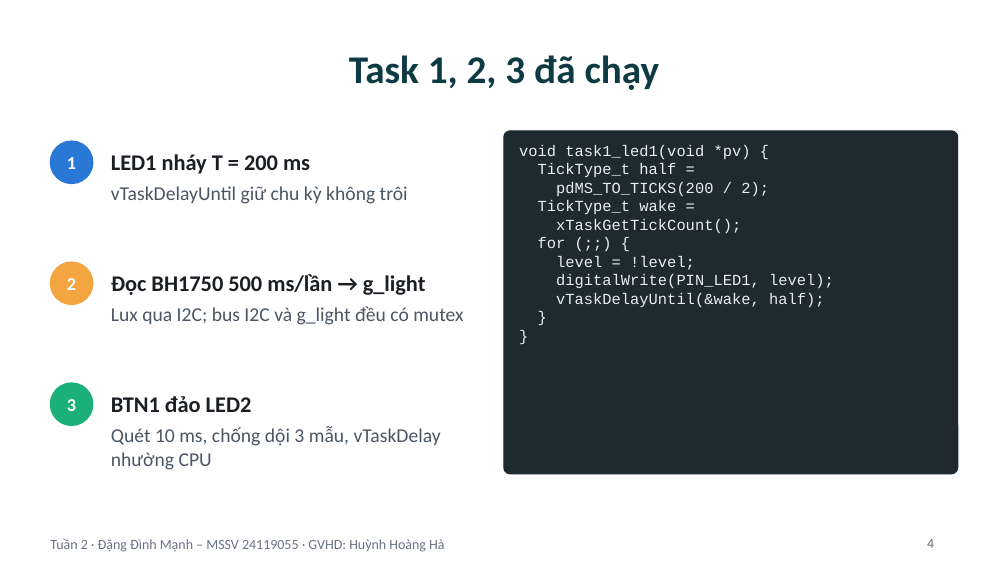
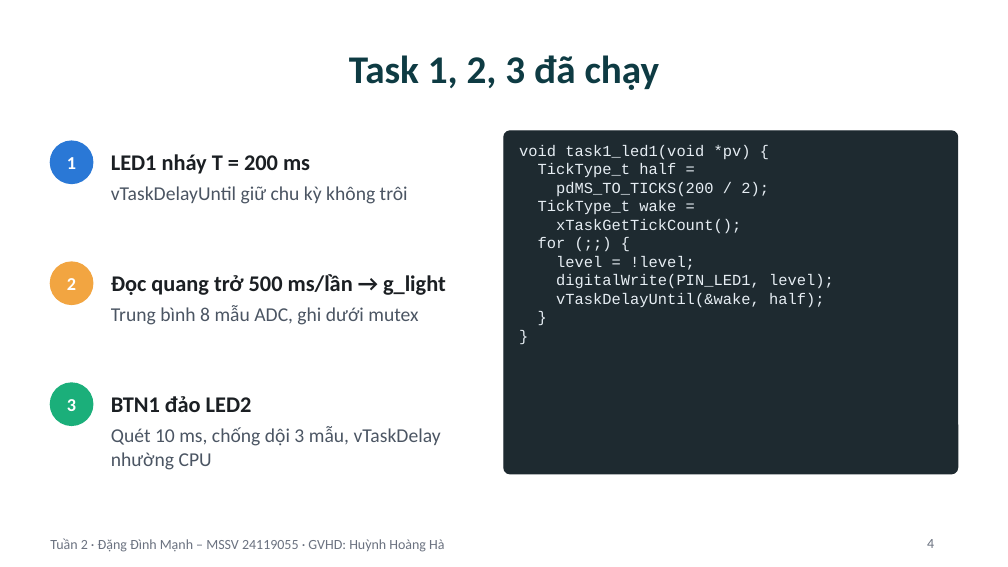
Before and after one commit to Astronaut216/rtos-freertos-esp32s3, a slide deck: slide 4 of 03_Reports/Slide_Tuan2_ProjectCaNhan.pptx. Drawn at 1008x567 pixels with LibreOffice and Linux fonts; fonts in the diff are those of the drawing. Boxes give left, top, right and bottom in pixels: in the first picture for what was removed or moved away, otherwise in the second. Text is boxed around its words. In the diff, an @@ line names an element or a change of style, - is before the commit and + after.

Commit message:
Revert "Doi cam bien sang BH1750 (I2C) + mutex bus I2C"
This reverts commit e22f2b33b9112ceadaf8986c0654046e0b3d7f98.

```diff
--- a/03_Reports/Slide_Tuan2_ProjectCaNhan.pptx
+++ b/03_Reports/Slide_Tuan2_ProjectCaNhan.pptx
@@ text at (x1=111, y1=274, x2=446, y2=295): text changed @@
-Đọc BH1750 500 ms/lần → g_light
+Đọc quang trở 500 ms/lần → g_light
@@ text at (x1=111, y1=305, x2=418, y2=325): text changed @@
-Lux qua I2C; bus I2C và g_light đều có mutex
+Trung bình 8 mẫu ADC, ghi dưới mutex
```
Also in this commit, not shown: 1 other slide changed, 21 other files.
